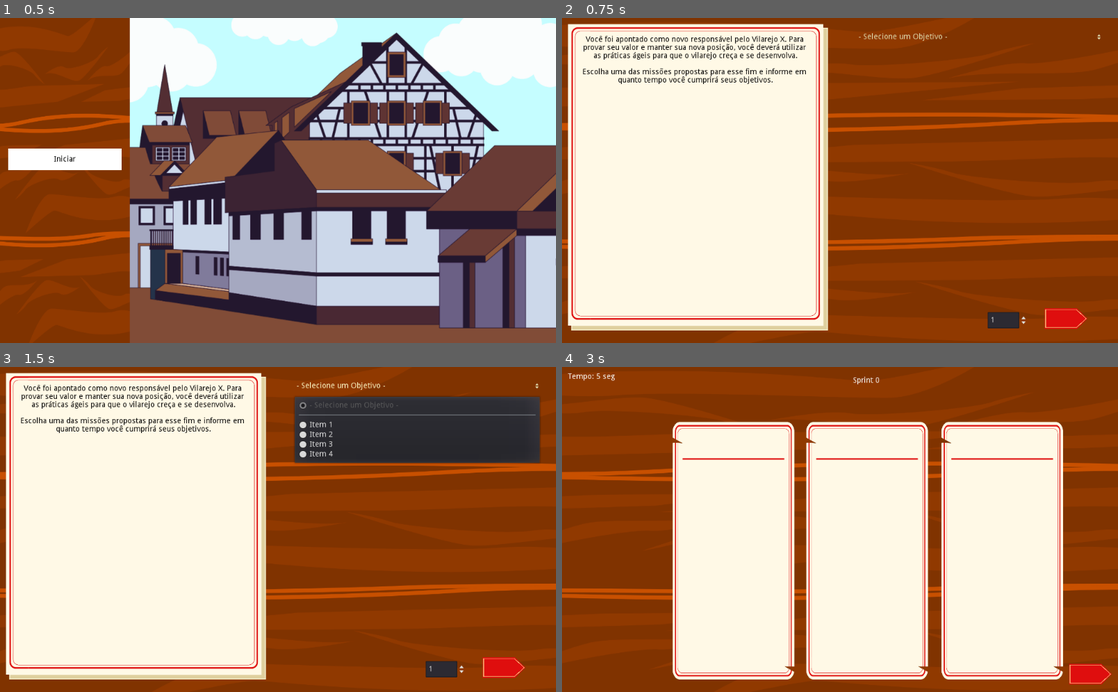
Above: before the commit, frames 1-4 (two rows, left to right).
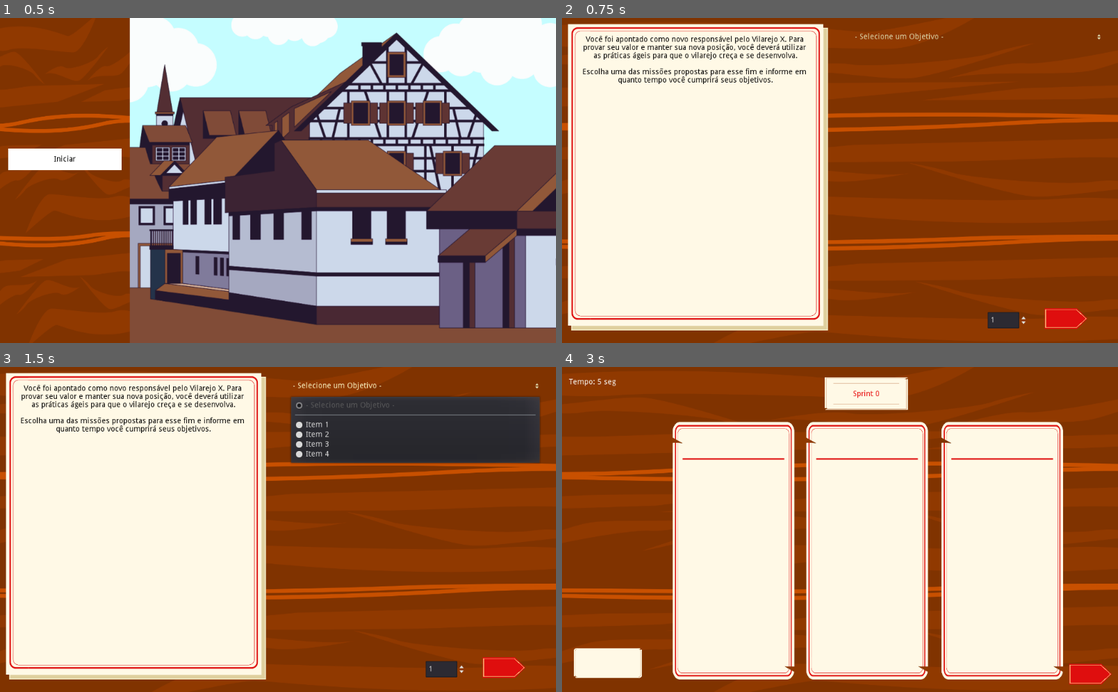
Above: after the commit, the same moments.

Repository: Gebp/TCC
Game: Godot game, scene res://Telas/1-MenuInicial.tscn
Same seed, same stepped clock (60 frames per second), same inputs: the game is played once before the commit and once after it.
Inputs (mouse positions are in pixels of both pictures, inside the frame that each line leads up to):
- Up to frame 1 (0.5 s): no input
- Up to frame 2 (0.75 s): click (628, 161) at 0.5 s
- Up to frame 3 (1.5 s): click "- Selecione um Objetivo -" at 1.25 s
- Up to frame 4 (3 s): click (1067, 666) at 2 s; click (1067, 666) at 2.75 s

Frame 1 is identical in both runs. In frame 2, 0.2% of the frame differs, in the area x 52-70%, y 4-8%; in frame 3, 0.7%; in frame 4, 2.8%, in the area x 1-63%, y 1-96%.

Commit message:
Campos e 1º evento aleatorio
Alguns campos estão funcionando

Há uma barra de energia

O evento aleatório que altera a quantidade total de energia está em funcionamento

Diff:
--- /dev/null
+++ b/Agile_Vilage/Scripts/Btn_scripts/btn_campos.gd
@@ -0,0 +1,37 @@
+extends Node
+
+var r = RandomNumberGenerator.new()
+
+# Função para deixar os ganhos de maeriasi de forma randômica, replicado para todos os tipo
+func randomizar_ganhos() -> int:
+	r.randomize()
+	return int(r.randf_range(1, 3))
+
+func reduzir_energia():
+	GlobalVar.energia -= 1
+	$Menu_lateral/EnergiaBar.value = GlobalVar.energia
+	$Menu_lateral/Energia.text = str(GlobalVar.energia) + '/' + str(GlobalVar.limite_energia)
+
+func _on_BtnMadeira_pressed():
+	if GlobalVar.energia >0:
+		GlobalVar.madeira += randomizar_ganhos()
+		$Menu_lateral/Madeira.text = 'Madeira: ' + str(GlobalVar.madeira)
+		reduzir_energia()
+
+func _on_BtnPedra_pressed():
+	if GlobalVar.energia >0:
+		GlobalVar.pedra += randomizar_ganhos()
+		$Menu_lateral/Pedra.text = 'Pedra: ' + str(GlobalVar.pedra)
+		reduzir_energia()
+
+func _on_BtnAreia_pressed():
+	if GlobalVar.energia >0:
+		GlobalVar.areia += randomizar_ganhos()
+		$Menu_lateral/Areia.text = 'Areia: ' + str(GlobalVar.areia)
+		reduzir_energia()
+
+func _on_BtnMinerais_pressed():
+	if GlobalVar.energia >0:
+		GlobalVar.minerais += randomizar_ganhos()
+		$Menu_lateral/Minerais.text = 'Madeira: ' + str(GlobalVar.minerais)
+		reduzir_energia()
--- a/Agile_Vilage/Scripts/Btn_scripts/btn_p4.gd
+++ b/Agile_Vilage/Scripts/Btn_scripts/btn_p4.gd
@@ -3,6 +3,7 @@
 func _on_Continuar_pressed():
 	if GlobalVar.dia < 4:
 		GlobalVar.dia += 1
+		GlobalVar.energia = GlobalVar.limite_energia
 		get_tree().change_scene("res://Telas/4-Execucao.tscn")
 	elif GlobalVar.sprint == GlobalVar.qtd_sprint:
 		get_tree().change_scene("res://Telas/5-Resultado.tscn")
--- a/Agile_Vilage/Scripts/Btn_scripts/btn_p5.gd
+++ b/Agile_Vilage/Scripts/Btn_scripts/btn_p5.gd
@@ -5,4 +5,10 @@
 	GlobalVar.qtd_sprint = 1
 	GlobalVar.sprint = 0
 	GlobalVar.dia = 1
+	GlobalVar.limite_energia = 10
+	GlobalVar.energia = 10
+	GlobalVar.madeira = 0
+	GlobalVar.pedra = 0
+	GlobalVar.areia = 0
+	GlobalVar.minerais = 0
 	get_tree().change_scene("res://Telas/1-MenuInicial.tscn")
--- a/Agile_Vilage/Scripts/Singleton/global_var.gd
+++ b/Agile_Vilage/Scripts/Singleton/global_var.gd
@@ -1,5 +1,14 @@
 extends Node2D
 
+# Contadores e validadores de tempo
 var qtd_sprint = 1
 var sprint = 0
 var dia = 1
+
+# Contadores de recursos
+var limite_energia = 10
+var energia = 10
+var madeira = 0
+var pedra = 0
+var areia = 0
+var minerais = 0
--- a/Agile_Vilage/Scripts/menu_execucao.gd
+++ b/Agile_Vilage/Scripts/menu_execucao.gd
@@ -5,19 +5,25 @@
 func _ready():
 	$Tempo_exec.text = 'Tempo: ' + str(tempo) + ' seg'
 	$Dia.text = 'Dia: ' + str(GlobalVar.dia)
+	GlobalVar.energia = GlobalVar.limite_energia
+	$Energia.text = str(GlobalVar.energia) + '/' + str(GlobalVar.limite_energia)
+	$Madeira.text = 'Madeira: ' + str(GlobalVar.madeira)
+	$Pedra.text = 'Pedra: ' + str(GlobalVar.pedra)
+	$Areia.text = 'Areia: ' + str(GlobalVar.areia)
+	$Minerais.text = 'Minerais: ' + str(GlobalVar.minerais)
+	$EnergiaBar.max_value = GlobalVar.limite_energia
+	$EnergiaBar.value = GlobalVar.limite_energia
 
 func _on_T_exec_timeout():
 	if tempo > 0:
 		tempo -= 1
 		$Tempo_exec.text = 'Tempo: ' + str(tempo) + ' seg'
 	if tempo == 0 and GlobalVar.dia < 4:
-		tempo = 5
 		GlobalVar.dia += 1
-		$Tempo_exec.text = 'Tempo: ' + str(tempo) + ' seg'
-		$Dia.text = 'Dia: ' + str(GlobalVar.dia)
+		get_tree().change_scene("res://Telas/4-Execucao.tscn")
 	elif tempo == 0 and GlobalVar.dia == 4:
 		GlobalVar.sprint += 1
-		if GlobalVar.sprint == GlobalVar.qtd_sprint:
+		if GlobalVar.sprint == GlobalVar.qtd_sprint+1:
 			get_tree().change_scene("res://Telas/5-Resultado.tscn")
 		else:
 			GlobalVar.dia = 1
--- /dev/null
+++ b/Agile_Vilage/Scripts/plan.gd
@@ -0,0 +1 @@
+extends Node
--- /dev/null
+++ b/Agile_Vilage/Scripts/rdn_events.gd
@@ -0,0 +1,46 @@
+extends Node2D
+
+var r = RandomNumberGenerator.new()
+# Probabilidade de um evento bo ocorrer
+var re_b = RandomNumberGenerator.new()
+# probabilidade de um evento ruim ocorrer
+var re_o = RandomNumberGenerator.new()
+
+# nivel de alteração da energia
+var re_e = RandomNumberGenerator.new()
+
+func _ready():
+	# Condição para a sprint 0 ser a mais ideal possível
+	if GlobalVar.sprint > 0:
+		eventos()
+
+# Conforme a aquantidade de sprint
+# a probabilidade de um evento aleatório ocorrer será maior
+func prob_random():
+	r.randomize()
+	if GlobalVar.sprint >= 1 and GlobalVar.sprint < 3:
+		return int(r.randf_range(1, 50))
+	elif GlobalVar.sprint >= 3 and GlobalVar.sprint < 6:
+		return int(r.randf_range(1, 75))
+	elif GlobalVar.sprint >= 6 and GlobalVar.sprint < 11:
+		return int(r.randf_range(1, 100))
+	else:
+		return int(r.randf_range(1, 500))
+
+func energia_random():
+	re_e.randomize()
+	return int(re_e.randf_range(1, 5))
+
+# Função dos eventos aleatórios
+func eventos():
+	re_o = prob_random()
+	# eventos negativos
+	if re_o >= 45:
+		GlobalVar.limite_energia -= energia_random()
+		if GlobalVar.limite_energia <= 0:
+			GlobalVar.limite_energia = 1
+
+	re_b = prob_random()
+	# eventos positivos
+	if re_b >= 45:
+		GlobalVar.limite_energia += energia_random()
--- a/Agile_Vilage/Telas/2-SelecionarObjetivo.tscn
+++ b/Agile_Vilage/Telas/2-SelecionarObjetivo.tscn
@@ -63,18 +63,6 @@
 [node name="Seletor_obj" type="CanvasLayer" parent="."]
 script = ExtResource( 4 )
 
-[node name="ListaObj" type="OptionButton" parent="Seletor_obj"]
-modulate = Color( 1, 0.980392, 0.796078, 1 )
-margin_left = 540.0
-margin_top = 19.0
-margin_right = 997.0
-margin_bottom = 52.0
-text = "- Selecione o Objetivo -"
-flat = true
-__meta__ = {
-"_edit_lock_": true
-}
-
 [node name="QtdSprint" type="SpinBox" parent="Seletor_obj"]
 margin_left = 784.0
 margin_top = 543.0
@@ -93,10 +81,22 @@
 "_edit_lock_": true
 }
 
+[node name="ListaObj" type="OptionButton" parent="Seletor_obj"]
+modulate = Color( 1, 0.980392, 0.796078, 1 )
+margin_left = 533.0
+margin_top = 19.0
+margin_right = 997.0
+margin_bottom = 52.0
+text = "- Selecione o Objetivo -"
+flat = true
+__meta__ = {
+"_edit_lock_": true
+}
+
+[connection signal="pressed" from="Iniciar_proj" to="Iniciar_proj" method="_on_TextureButton_pressed"]
 [connection signal="pressed" from="Iniciar_proj" to="Iniciar_proj" method="_on_Iniciar_proj_pressed"]
-[connection signal="pressed" from="Iniciar_proj" to="Iniciar_proj" method="_on_TextureButton_pressed"]
 [connection signal="pressed" from="Iniciar_proj" to="Iniciar_proj" method="_on_Reiniciar_pressed"]
+[connection signal="changed" from="Seletor_obj/QtdSprint" to="Seletor_obj" method="_on_QtdSprint_changed"]
+[connection signal="value_changed" from="Seletor_obj/QtdSprint" to="Seletor_obj" method="_on_QtdSprint_value_changed"]
 [connection signal="item_selected" from="Seletor_obj/ListaObj" to="Seletor_obj" method="_on_ListaObj_item_selected"]
 [connection signal="item_selected" from="Seletor_obj/ListaObj" to="Seletor_obj/ListaObj" method="_on_ListaObj_item_selected"]
-[connection signal="changed" from="Seletor_obj/QtdSprint" to="Seletor_obj" method="_on_QtdSprint_changed"]
-[connection signal="value_changed" from="Seletor_obj/QtdSprint" to="Seletor_obj" method="_on_QtdSprint_value_changed"]
--- a/Agile_Vilage/Telas/3-Planejamento.tscn
+++ b/Agile_Vilage/Telas/3-Planejamento.tscn
@@ -1,15 +1,22 @@
-[gd_scene load_steps=7 format=2]
+[gd_scene load_steps=11 format=2]
 
 [ext_resource path="res://Imagens/Background/Mesa.png" type="Texture" id=1]
 [ext_resource path="res://Imagens/Cards/QuadroKanban.png" type="Texture" id=2]
 [ext_resource path="res://Imagens/Btns/Botao_prox.png" type="Texture" id=3]
 [ext_resource path="res://Scripts/Btn_scripts/btn_p3.gd" type="Script" id=4]
 [ext_resource path="res://Scripts/menu_plan.gd" type="Script" id=5]
+[ext_resource path="res://Imagens/Cards/Info.png" type="Texture" id=6]
+[ext_resource path="res://Imagens/Cards/TaskCard.png" type="Texture" id=7]
+[ext_resource path="res://Scripts/plan.gd" type="Script" id=8]
 
 [sub_resource type="RectangleShape2D" id=1]
 extents = Vector2( 110, 231.5 )
 
+[sub_resource type="RectangleShape2D" id=2]
+extents = Vector2( 59.75, 27.75 )
+
 [node name="Planejamento" type="Node2D"]
+script = ExtResource( 8 )
 
 [node name="Background" type="CanvasLayer" parent="."]
 layer = -1
@@ -75,25 +82,44 @@
 script = ExtResource( 5 )
 
 [node name="Tempo_plan" type="Label" parent="Cabecalho"]
-margin_left = 11.0
-margin_top = 6.0
-margin_right = 115.0
-margin_bottom = 31.0
+margin_left = 13.0
+margin_top = 16.0
+margin_right = 117.0
+margin_bottom = 41.0
 text = "Tempo: xx seg"
-valign = 1
-
-[node name="Sprint" type="Label" parent="Cabecalho"]
-margin_left = 482.0
-margin_top = 8.0
-margin_right = 639.0
-margin_bottom = 42.0
-text = "Sprint x"
-align = 1
 valign = 1
 
 [node name="T_plan" type="Timer" parent="Cabecalho"]
 autostart = true
 
+[node name="Info" type="Sprite" parent="Cabecalho"]
+position = Vector2( 560, 49 )
+scale = Vector2( 0.244822, 0.164358 )
+texture = ExtResource( 6 )
+
+[node name="Sprint" type="Label" parent="Cabecalho"]
+modulate = Color( 0.909804, 0.0117647, 0.0117647, 1 )
+margin_left = 482.0
+margin_top = 33.0
+margin_right = 639.0
+margin_bottom = 67.0
+text = "Sprint x"
+align = 1
+valign = 1
+
+[node name="KinematicBody2D" type="KinematicBody2D" parent="."]
+collision_layer = 2
+input_pickable = true
+
+[node name="CollisionShape2D" type="CollisionShape2D" parent="KinematicBody2D"]
+position = Vector2( 82, 547 )
+shape = SubResource( 2 )
+
+[node name="TaskCard" type="Sprite" parent="KinematicBody2D/CollisionShape2D"]
+position = Vector2( 2.375, -0.75 )
+scale = Vector2( 0.200233, 0.152455 )
+texture = ExtResource( 7 )
+
 [connection signal="pressed" from="Executar" to="Executar" method="_on_TextureButton_pressed"]
 [connection signal="pressed" from="Executar" to="Executar" method="_on_Executar_pressed"]
 [connection signal="pressed" from="Executar" to="Executar" method="_on_Reiniciar_pressed"]
--- a/Agile_Vilage/Telas/4-Execucao.tscn
+++ b/Agile_Vilage/Telas/4-Execucao.tscn
@@ -1,15 +1,33 @@
-[gd_scene load_steps=7 format=2]
+[gd_scene load_steps=11 format=2]
 
 [ext_resource path="res://Imagens/Background/mapa.jpg" type="Texture" id=1]
 [ext_resource path="res://Imagens/Background/Mesa.png" type="Texture" id=2]
 [ext_resource path="res://Imagens/Btns/Botao_prox.png" type="Texture" id=3]
 [ext_resource path="res://Scripts/Btn_scripts/btn_p4.gd" type="Script" id=4]
 [ext_resource path="res://Scripts/menu_execucao.gd" type="Script" id=5]
+[ext_resource path="res://Scripts/Btn_scripts/btn_campos.gd" type="Script" id=6]
+[ext_resource path="res://Scripts/rdn_events.gd" type="Script" id=7]
 
 [sub_resource type="RectangleShape2D" id=1]
 extents = Vector2( 66, 308 )
 
+[sub_resource type="StyleBoxFlat" id=2]
+bg_color = Color( 0, 1, 0.960784, 1 )
+border_blend = true
+corner_radius_top_left = 5
+corner_radius_top_right = 5
+corner_radius_bottom_right = 5
+corner_radius_bottom_left = 5
+
+[sub_resource type="StyleBoxFlat" id=3]
+bg_color = Color( 0.482353, 0.34902, 0, 1 )
+corner_radius_top_left = 5
+corner_radius_top_right = 5
+corner_radius_bottom_right = 5
+corner_radius_bottom_left = 5
+
 [node name="Execucao" type="Node2D"]
+script = ExtResource( 7 )
 
 [node name="Background" type="CanvasLayer" parent="."]
 layer = -1
@@ -30,6 +48,9 @@
 [node name="CollisionPolygon2D" type="CollisionShape2D" parent="Area2D"]
 position = Vector2( 56, 298 )
 shape = SubResource( 1 )
+__meta__ = {
+"_edit_lock_": true
+}
 
 [node name="Mesa" type="Sprite" parent="Area2D/CollisionPolygon2D"]
 position = Vector2( 4, 1 )
@@ -39,26 +60,145 @@
 "_edit_lock_": true
 }
 
-[node name="Menu_lateral" type="CanvasLayer" parent="."]
+[node name="Campos" type="CanvasLayer" parent="."]
+script = ExtResource( 6 )
+
+[node name="Menu_lateral" type="CanvasLayer" parent="Campos"]
 script = ExtResource( 5 )
 
-[node name="Tempo_exec" type="Label" parent="Menu_lateral"]
-margin_left = 12.0
-margin_top = 48.0
-margin_right = 116.0
-margin_bottom = 73.0
+[node name="Tempo_exec" type="Label" parent="Campos/Menu_lateral"]
+margin_left = 10.0
+margin_top = 50.0
+margin_right = 120.0
+margin_bottom = 70.0
 text = "Tempo: xx seg"
 valign = 1
 
-[node name="Dia" type="Label" parent="Menu_lateral"]
-margin_left = 13.0
+[node name="Dia" type="Label" parent="Campos/Menu_lateral"]
+margin_left = 10.0
 margin_top = 20.0
 margin_right = 115.0
-margin_bottom = 42.0
+margin_bottom = 40.0
 text = "Dia: x"
-
-[node name="T_exec" type="Timer" parent="Menu_lateral"]
+valign = 1
+
+[node name="T_exec" type="Timer" parent="Campos/Menu_lateral"]
 autostart = true
+
+[node name="ErnesrgiaText" type="Label" parent="Campos/Menu_lateral"]
+margin_left = 10.0
+margin_top = 85.0
+margin_right = 113.0
+margin_bottom = 99.0
+rect_pivot_offset = Vector2( -115, 211 )
+text = "Energia:"
+
+[node name="EnergiaBar" type="ProgressBar" parent="Campos/Menu_lateral"]
+modulate = Color( 0.858824, 0.458824, 0.235294, 1 )
+margin_left = 5.0
+margin_top = 102.0
+margin_right = 123.0
+margin_bottom = 126.0
+custom_styles/fg = SubResource( 2 )
+custom_styles/bg = SubResource( 3 )
+max_value = 10.0
+step = 1.0
+rounded = true
+percent_visible = false
+
+[node name="Energia" type="Label" parent="Campos/Menu_lateral"]
+margin_left = 14.0
+margin_top = 108.0
+margin_right = 115.0
+margin_bottom = 122.0
+rect_pivot_offset = Vector2( -115, 211 )
+text = "xx/xx"
+align = 1
+valign = 1
+
+[node name="Materiais" type="Label" parent="Campos/Menu_lateral"]
+margin_left = 10.0
+margin_top = 138.0
+margin_right = 113.0
+margin_bottom = 152.0
+rect_pivot_offset = Vector2( -115, 211 )
+text = "Materiais"
+align = 1
+valign = 1
+
+[node name="Madeira" type="Label" parent="Campos/Menu_lateral"]
+margin_left = 10.0
+margin_top = 171.0
+margin_right = 110.0
+margin_bottom = 185.0
+rect_pivot_offset = Vector2( -115, 211 )
+text = "Madeira: xx"
+
+[node name="Pedra" type="Label" parent="Campos/Menu_lateral"]
+margin_left = 10.0
+margin_top = 197.0
+margin_right = 110.0
+margin_bottom = 211.0
+rect_pivot_offset = Vector2( -115, 211 )
+text = "Pedra: xx"
+
+[node name="Areia" type="Label" parent="Campos/Menu_lateral"]
+margin_left = 10.0
+margin_top = 221.0
+margin_right = 110.0
+margin_bottom = 235.0
+rect_pivot_offset = Vector2( -115, 211 )
+text = "Areia: xx"
+
+[node name="Minerais" type="Label" parent="Campos/Menu_lateral"]
+margin_left = 10.0
+margin_top = 246.0
+margin_right = 110.0
+margin_bottom = 260.0
+rect_pivot_offset = Vector2( -115, 211 )
+text = "Minerais: xx"
+
+[node name="Label7" type="Label" parent="Campos/Menu_lateral"]
+visible = false
+margin_right = 40.0
+margin_bottom = 14.0
+rect_pivot_offset = Vector2( -115, 211 )
+
+[node name="Label8" type="Label" parent="Campos/Menu_lateral"]
+visible = false
+margin_right = 40.0
+margin_bottom = 14.0
+rect_pivot_offset = Vector2( -115, 211 )
+
+[node name="Label9" type="Label" parent="Campos/Menu_lateral"]
+visible = false
+margin_right = 40.0
+margin_bottom = 14.0
+rect_pivot_offset = Vector2( -115, 211 )
+
+[node name="BtnMadeira" type="TextureButton" parent="Campos"]
+margin_left = 163.0
+margin_top = 226.0
+margin_right = 383.0
+margin_bottom = 395.0
+
+[node name="BtnPedra" type="TextureButton" parent="Campos"]
+margin_left = 604.0
+margin_top = 77.0
+margin_right = 753.0
+margin_bottom = 151.0
+
+[node name="BtnAreia" type="TextureButton" parent="Campos"]
+margin_left = 884.0
+margin_top = 114.0
+margin_right = 1030.0
+margin_bottom = 382.0
+
+[node name="BtnMinerais" type="TextureButton" parent="Campos"]
+margin_left = 725.0
+margin_top = 254.0
+margin_right = 787.0
+margin_bottom = 301.0
 
 [node name="Continuar" type="TextureButton" parent="."]
 margin_left = 935.0
@@ -72,8 +212,12 @@
 scale = Vector2( 0.180131, 0.199761 )
 texture = ExtResource( 3 )
 
-[connection signal="timeout" from="Menu_lateral/T_exec" to="Menu_lateral" method="_on_Timer_timeout"]
-[connection signal="timeout" from="Menu_lateral/T_exec" to="Menu_lateral" method="_on_T_exec_timeout"]
+[connection signal="timeout" from="Campos/Menu_lateral/T_exec" to="Campos/Menu_lateral" method="_on_T_exec_timeout"]
+[connection signal="timeout" from="Campos/Menu_lateral/T_exec" to="Campos/Menu_lateral" method="_on_Timer_timeout"]
+[connection signal="pressed" from="Campos/BtnMadeira" to="Campos" method="_on_BtnMadeira_pressed"]
+[connection signal="pressed" from="Campos/BtnPedra" to="Campos" method="_on_BtnPedra_pressed"]
+[connection signal="pressed" from="Campos/BtnAreia" to="Campos" method="_on_BtnAreia_pressed"]
+[connection signal="pressed" from="Campos/BtnMinerais" to="Campos" method="_on_BtnMinerais_pressed"]
 [connection signal="pressed" from="Continuar" to="Continuar" method="_on_TextureButton_pressed"]
 [connection signal="pressed" from="Continuar" to="Continuar" method="_on_Continuar_pressed"]
 [connection signal="pressed" from="Continuar" to="Continuar" method="_on_Reiniciar_pressed"]
Not shown: 1 places in Agile_Vilage/Telas/1-MenuInicial.tscn that only renumber resources
